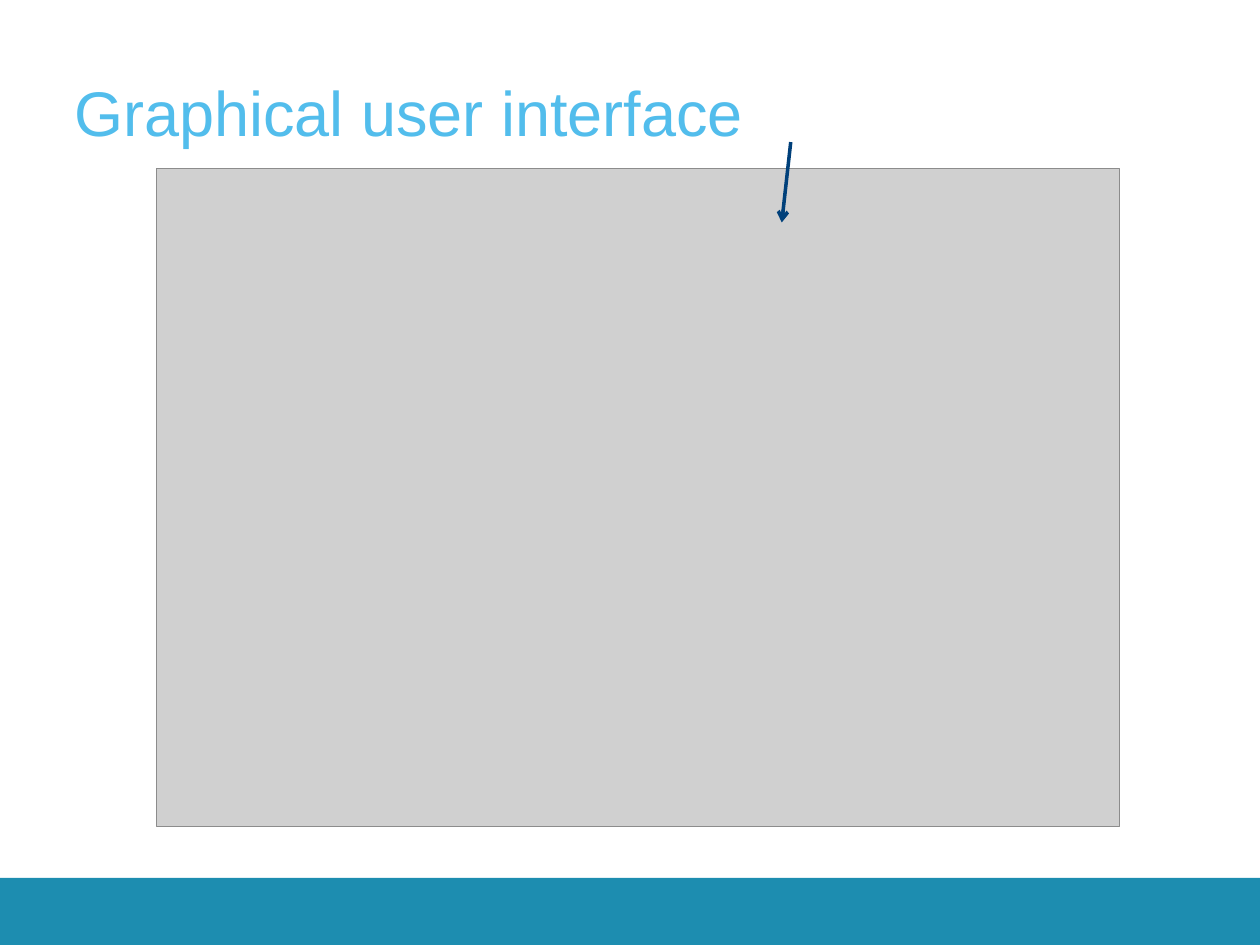
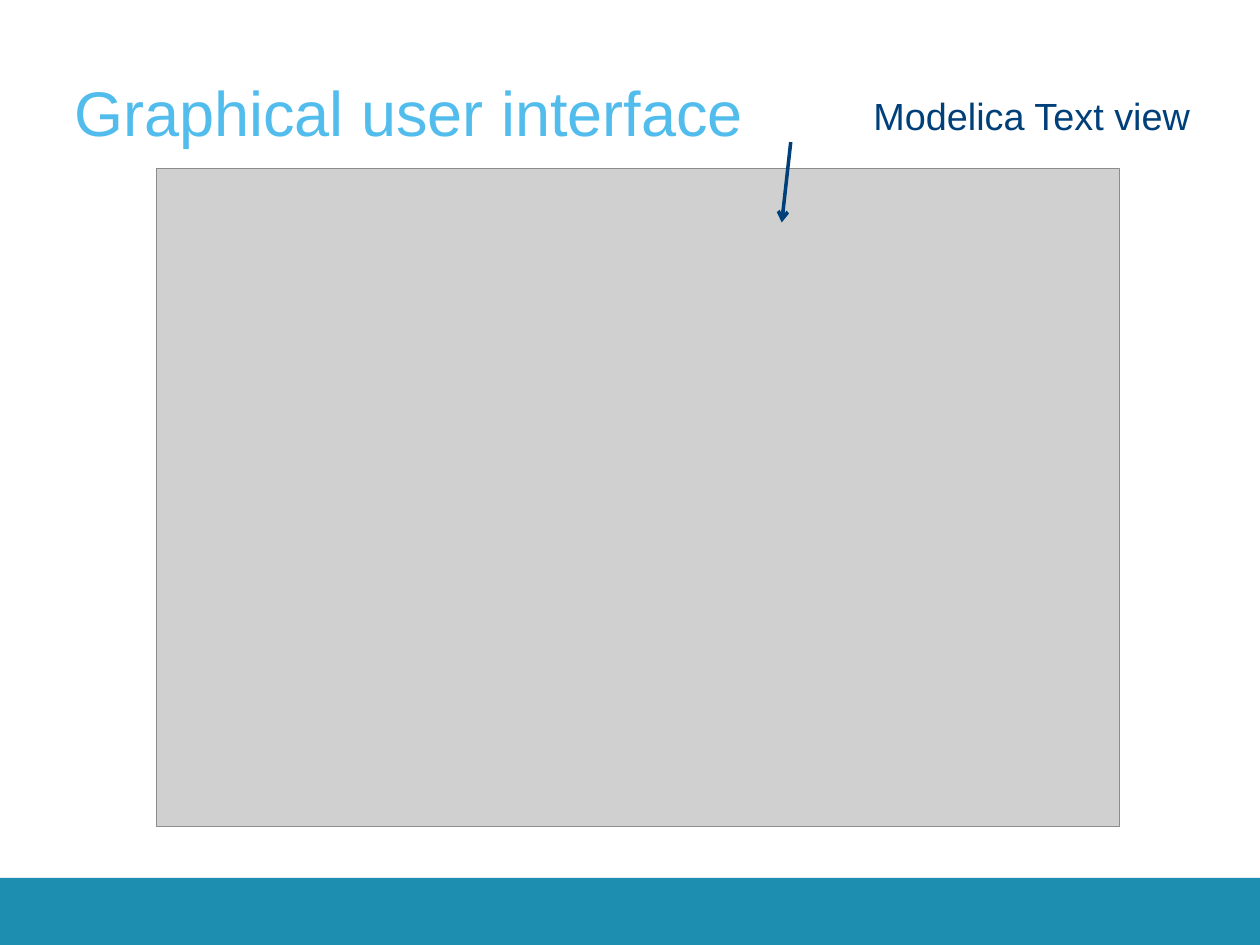
Before and after one commit to aswathnaray/__CrashCourse__, a slide deck: slide 18 of 2017-2018/Presentations/CrashCourse_2016.pptx (slide 16 before the commit). Drawn at 1260x945 pixels with LibreOffice and Linux fonts; fonts in the diff are those of the drawing; grey boxes stand for pictures; background and template pictures are left out. Boxes give left, top, right and bottom in pixels: in the first picture for what was removed or moved away, otherwise in the second. Text is boxed around its words. In the diff, an @@ line names an element or a change of style, - is before the commit and + after.

```diff
--- a/2017-2018/Presentations/CrashCourse_2016.pptx
+++ b/2017-2018/Presentations/CrashCourse_2016.pptx
@@ text added at <box>873,102,1190,131</box>, 24 pt, text #00407A @@
+Modelica Text view
```
Also in this commit, not shown: 14 other slides changed, 14 slides added, 10 slides removed.
